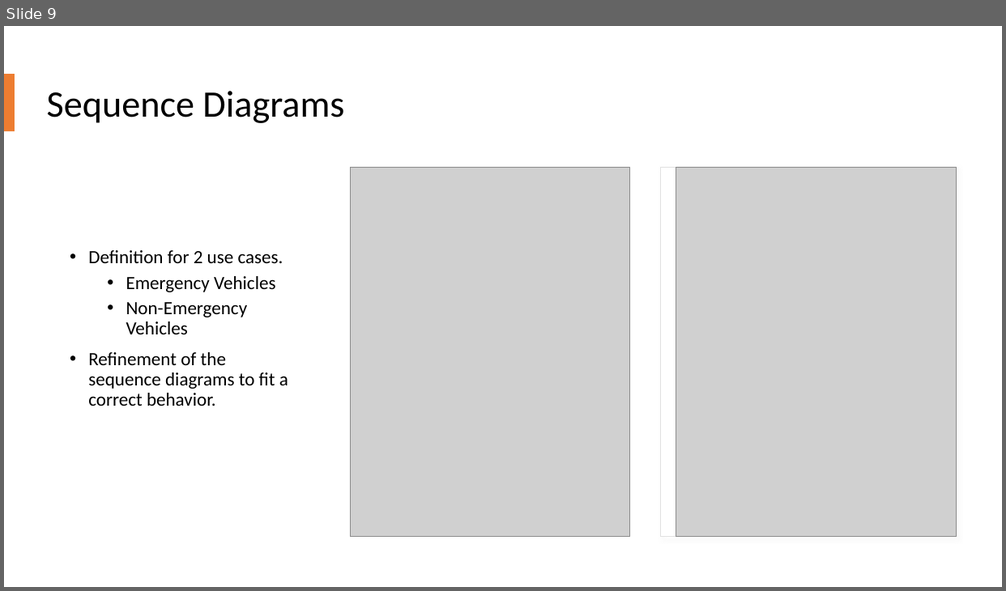
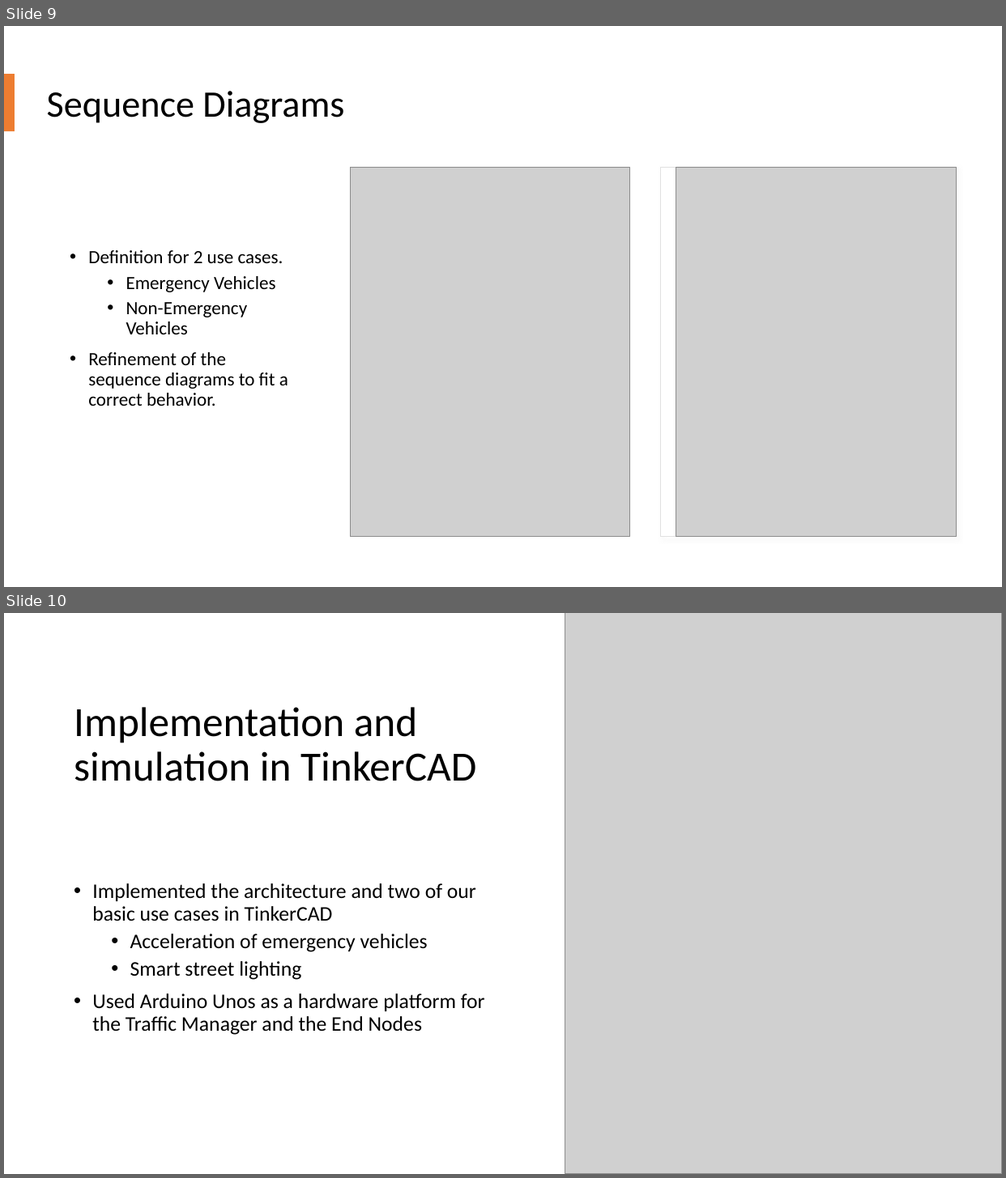
Before and after one commit to allerter/ESE-Smart-City, a slide deck: Requirements/Presentations/Presentation_Luis.pptx. Shown one above the other, each under a label of ours: slide 9 before the commit, slides 9 and 10 after it. The pictures are 1006x591 and 1006x1178 pixels, drawn with LibreOffice and Linux fonts; fonts in the diff are those of the drawing; grey boxes stand for pictures. Boxes give left, top, right and bottom in pixels: in the first picture for what was removed or moved away, otherwise in the second. Text is boxed around its words. In the diff, an @@ line names an element or a change of style, - is before the commit and + after.

```diff
--- a/Requirements/Presentations/Presentation_Luis.pptx
+++ b/Requirements/Presentations/Presentation_Luis.pptx
@@ slide 10 added at box(4, 613, 1002, 1174), background #FFFFFF @@
@@ picture added at box(565, 613, 1002, 1174) @@
@@ title added at box(74, 707, 476, 781), 40 pt, text #000000 @@
+Implementation and simulation in TinkerCAD
@@ text added at box(92, 884, 485, 1035), 20 pt, text #000000 @@
+• Implemented the architecture and two of our basic use cases in TinkerCAD
+  • Acceleration of emergency vehicles
+  • Smart street lighting
+• Used Arduino Unos as a hardware platform for the Traffic Manager and the End Nodes
```
Also in this commit, not shown: 12 other slides added, 4 other files.
